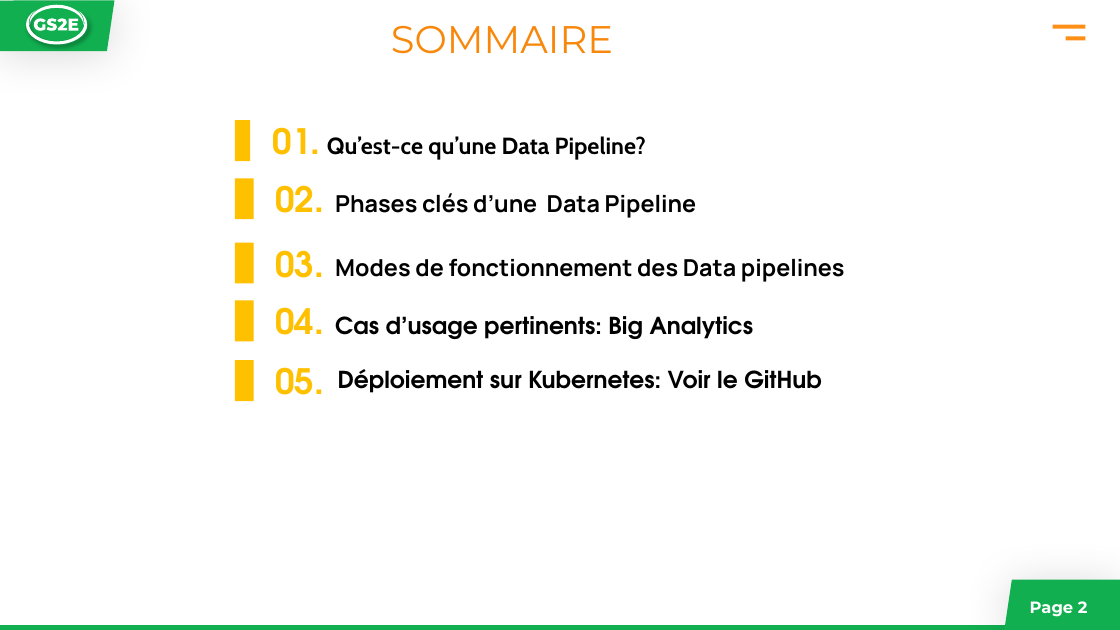
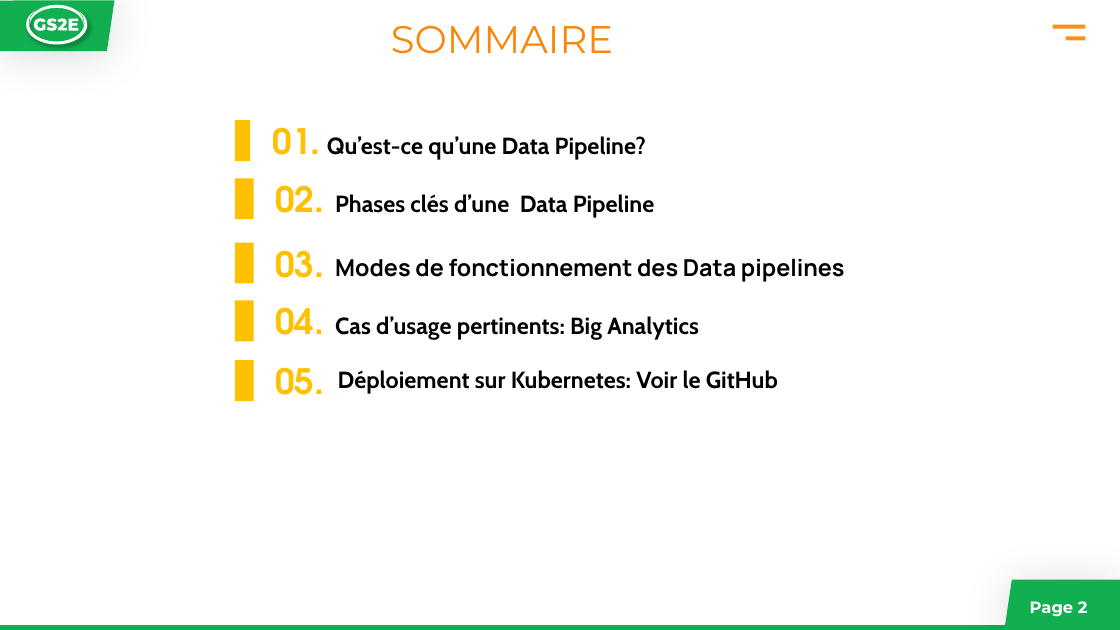
Before and after one commit to AKMADOU/AFTERWORK, a slide deck: slide 2 of AFTERWORK.pptx. Drawn at 1120x630 pixels with LibreOffice and Linux fonts; fonts in the diff are those of the drawing. Boxes give left, top, right and bottom in pixels: in the first picture for what was removed or moved away, otherwise in the second. Text is boxed around its words. In the diff, an @@ line names an element or a change of style, - is before the commit and + after.

```diff
--- a/AFTERWORK.pptx
+++ b/AFTERWORK.pptx
@@ text "Phases clés d’une Data Pipeline" at (335, 194, 654, 218): font Manrope to Cabin @@
@@ text "Cas d’usage pertinents: Big Analytics" at (335, 316, 699, 340): font TeX Gyre Adventor to Cabin @@
@@ text "Déploiement sur Kubernetes: Voir le ..." at (338, 370, 778, 394): font TeX Gyre Adventor to Cabin @@
```
